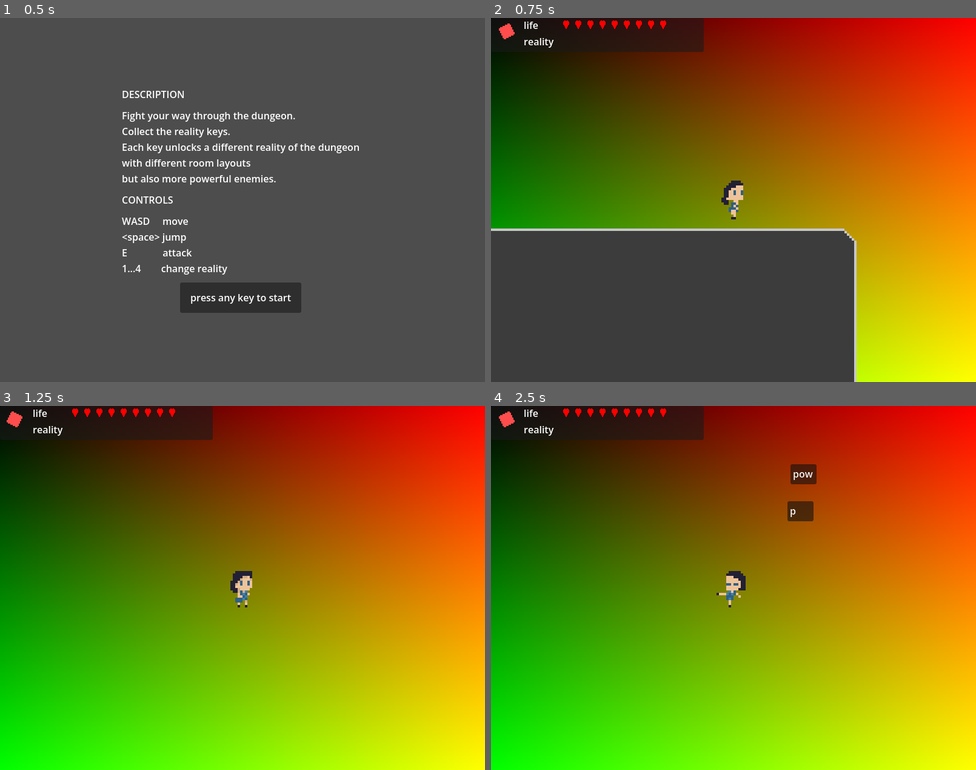
Above: before the commit, frames 1-4 (two rows, left to right).
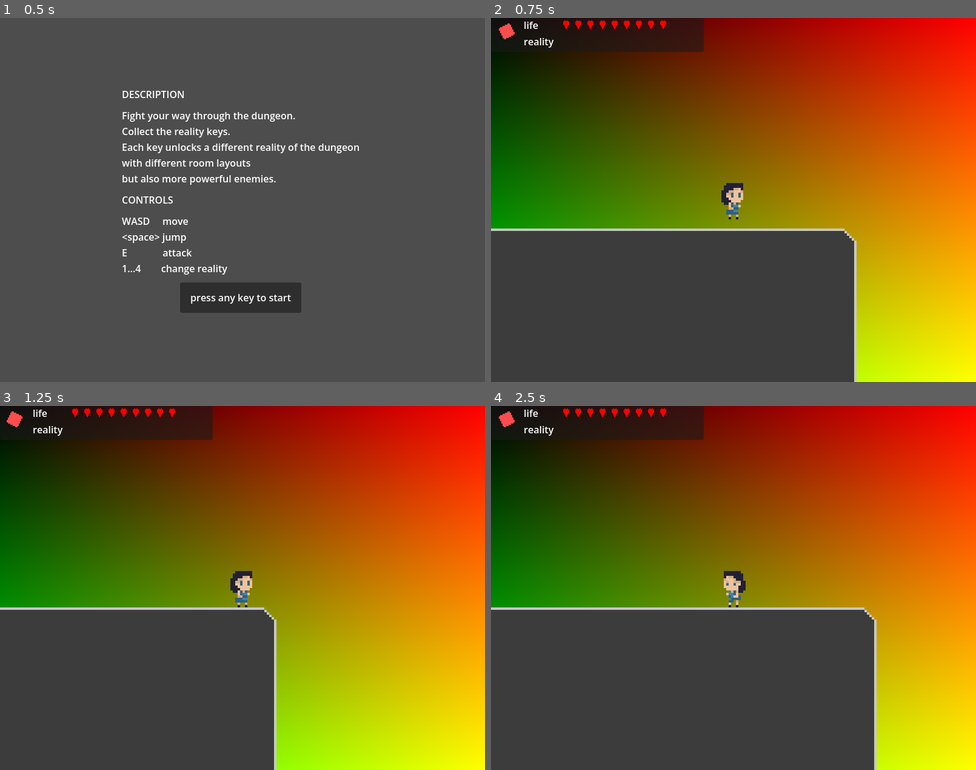
Above: after the commit, the same moments.

Repository: radulfx86/explore_mvania
Game: Godot game, scene res://levels/load_screen.tscn
Two runs of this game, one before a commit and one after it. Both use one fixed random seed, a clock stepped at 60 frames per second and the inputs below.
Inputs:
- Up to frame 1 (0.5 s): no input
- Up to frame 2 (0.75 s): tap Enter at 0.5 s; hold D (move_right) from 0.53 s (still down); hold Space (jump) from 0.53 s (still down)
- Up to frame 3 (1.25 s): keep holding D (move_right); keep holding Space (jump)
- Up to frame 4 (2.5 s): release Space (jump) at 1.28 s; tap Q (attack_melee) at 1.35 s; tap Space (jump) at 1.52, 1.55, 1.82 s; release D (move_right) at 2.03 s; hold A (move_left) from 2.03 s (still down); hold Space (jump) from 2.03 s (still down); tap E (attack_ranged) at 2.1 s

Frame 1 is identical in both runs. In frame 2, 0.2% of the frame differs, in the area x 47-52%, y 44-56%; in frame 3, 25%; in frame 4, 36%, in the area x 0-80%, y 16-100%.

Commit message:
fixed movement ... is_action_just_pressed and is_action_pressed behave _quite_ differently

Diff:
--- a/char/char_base.gd
+++ b/char/char_base.gd
@@ -78,7 +78,7 @@
 	if target:
 		direction = (target.global_position - global_position).normalized()
 		if direction:
-			animation.flip_h = direction.x < 0
+			animation.flip_h = direction.x > 0
 			hurt.scale.x = sign(direction.x) * abs(hurt.scale.x)
 			velocity.x = direction.x * capabilities.speed
 		else:
@@ -88,7 +88,7 @@
 		update_path()
 		if direction:
 			velocity.x = direction.x * capabilities.speed
-			animation.flip_h = direction.x < 0
+			animation.flip_h = direction.x > 0
 		else:
 			velocity.x = move_toward(velocity.x, 0, capabilities.speed)
 	else:
--- a/char/char_state_machine.gd
+++ b/char/char_state_machine.gd
@@ -22,17 +22,17 @@
 @export var animations: Dictionary[StateType, String] = {
 	StateType.IDLE: "idle",
 	StateType.JUMP: "idle",
-	StateType.MOVE: "run",
+	StateType.MOVE: "move",
 	StateType.ATTACK: "attack",
 	StateType.DIE: "die"
 }
 
 @export var entry_functions: Dictionary[StateType, Callable] = {
-	StateType.IDLE: func(): print("entry idle"),
-	StateType.JUMP: func(): print("entry jump"),
-	StateType.MOVE: func(): print("entry move"),
-	StateType.ATTACK: func(): print("entry attack"),
-	StateType.DIE: func(): print("entry die")
+	StateType.IDLE: no_action,
+	StateType.JUMP: no_action,
+	StateType.MOVE: no_action,
+	StateType.ATTACK: no_action,
+	StateType.DIE: no_action
 }
 
 @export var exit_functions: Dictionary[StateType, Callable] = {
@@ -65,9 +65,9 @@
 	#StateType.MOVE: [StateType.JUMP, StateType.IDLE, StateType.ATTACK, StateType.DIE],
 	#StateType.ATTACK: [StateType.ATTACK, StateType.MOVE, StateType.IDLE, StateType.DIE],
 	#StateType.DIE: []
-	StateType.IDLE: [StateType.DIE, StateType.MOVE, StateType.ATTACK],
+	StateType.IDLE: [StateType.DIE, StateType.JUMP, StateType.MOVE, StateType.ATTACK],
 	StateType.JUMP: [StateType.DIE, StateType.MOVE, StateType.IDLE, StateType.ATTACK],
-	StateType.MOVE: [StateType.DIE, StateType.JUMP, StateType.IDLE, StateType.ATTACK],
+	StateType.MOVE: [StateType.DIE, StateType.JUMP, StateType.MOVE, StateType.IDLE, StateType.ATTACK],
 	StateType.ATTACK: [StateType.DIE, StateType.MOVE, StateType.IDLE, StateType.ATTACK],
 	StateType.DIE: []
 }
@@ -75,13 +75,15 @@
 func update_state(target: Node) -> void:
 	process_functions[current].call(target)
 	for test in transitions[current]:
+		#print("check %s" % names[test])
 		if check_functions[test].call():
+			#print("check %s passed" % names[test])
 			exit_functions[current].call()
 			entry_functions[test].call()
 			var animation_name = animations[test]
 			if target.has_method("get_animation_prefix"):
 				animation_name = target.get_animation_prefix() + animation_name
-			print("try to use animation %s" % animation_name)
+			#print("try to use animation %s" % animation_name)
 			if target.animation.sprite_frames.has_animation(animation_name):
 				target.animation.play(animation_name)
 			else:
--- a/char/player/hero.gd
+++ b/char/player/hero.gd
@@ -1,7 +1,7 @@
 extends CharBase
 class_name Hero
 
-var jump_reset: bool = true
+var is_jumping: bool = false
 
 @onready var text_popup = preload("uid://cok7xddd3b6sj")
 
@@ -19,8 +19,9 @@
 	state_machine.process_functions[CharStateMachine.StateType.MOVE] = handle_move
 	#state_machine.process_functions[CharStateMachine.StateType.ATTACK] = handle_attack
 	state_machine.entry_functions[CharStateMachine.StateType.ATTACK] = entry_attack
-	state_machine.entry_functions[CharStateMachine.StateType.JUMP] = func() : jump_reset = false
-	#state_machine.exit_functions[CharStateMachine.StateType.JUMP] = func
+	state_machine.entry_functions[CharStateMachine.StateType.JUMP] = jump_enter
+	state_machine.exit_functions[CharStateMachine.StateType.JUMP] = jump_exit
+	#state_machine.exit_functions[CharStateMachine.StateType.MOVE] = func() : velocity.x = 0.0
 	update_animation()
 	attack_timer.one_shot = true
 	attack_timer.wait_time = 0.5
@@ -32,9 +33,9 @@
 func check_idle() -> bool:
 	return not Input.is_anything_pressed() or velocity.length_squared() < 1
 func check_jump() -> bool:
-	return (jump_reset && Input.is_action_pressed("jump")) and is_on_floor()
+	return (is_jumping == false && Input.is_action_just_pressed("jump")) and is_on_floor()
 func check_move() -> bool:
-	return Input.is_action_just_pressed("move_left") or Input.is_action_just_pressed("move_right")
+	return Input.is_action_pressed("move_left") or Input.is_action_pressed("move_right")
 func check_attack() -> bool:
 	return (is_attacking \
 				or Input.is_action_just_pressed("attack_melee") \
@@ -67,13 +68,16 @@
 	else:
 		velocity.x = move_toward(velocity.x, 0, capabilities.speed)
 func handle_jump(_target: Hero) -> void:
-	if is_on_floor():
+	if is_on_floor() and is_jumping:
 		velocity.y = capabilities.jump
-	elif Input.is_action_just_released("jump"):
-		jump_reset = true
+		is_jumping = false
 func handle_attack(_target: Hero) -> void:
 	# nothing to do
 	pass
+func jump_exit() -> void:
+	is_jumping = false
+func jump_enter() -> void:
+	is_jumping = true
 
 func prepare_gameover() -> void:
 	pass
--- /dev/null
+++ b/char/player/hero.tscn
@@ -0,0 +1,387 @@
+[gd_scene format=3 uid="uid://bjso3448oxsii"]
+
+[ext_resource type="Script" uid="uid://xvsicdrt80xx" path="res://char/player/hero.gd" id="1_k3v4u"]
+[ext_resource type="Script" uid="uid://cjn88ejpuyin4" path="res://char/char_ability.gd" id="2_55l2c"]
+[ext_resource type="Script" uid="uid://bb0v3miy125lh" path="res://char/char_capabilities.gd" id="3_7eg4d"]
+[ext_resource type="Script" uid="uid://b0nyc6egp5ksc" path="res://char/char_stats.gd" id="4_uuja4"]
+[ext_resource type="Shader" uid="uid://bupcmh3025bxw" path="res://shader/background.gdshader" id="5_3by22"]
+[ext_resource type="Texture2D" uid="uid://ik178hc7kxrt" path="res://resources/images/chars.png" id="6_my5ii"]
+
+[sub_resource type="Resource" id="Resource_ly3hx"]
+script = ExtResource("2_55l2c")
+name = "nutcracker"
+value = 20
+duration = 0.5
+type = 1
+metadata/_custom_type_script = "uid://cjn88ejpuyin4"
+
+[sub_resource type="Resource" id="Resource_4n8tn"]
+script = ExtResource("3_7eg4d")
+speed = 100
+jump = -400
+hp = 10
+dmg = 5
+def = null
+active_ability = null
+abilities = Array[ExtResource("2_55l2c")]([SubResource("Resource_ly3hx")])
+metadata/_custom_type_script = "uid://bb0v3miy125lh"
+
+[sub_resource type="Resource" id="Resource_wkb0e"]
+script = ExtResource("4_uuja4")
+hp = 9
+metadata/_custom_type_script = "uid://b0nyc6egp5ksc"
+
+[sub_resource type="ShaderMaterial" id="ShaderMaterial_axl34"]
+shader = ExtResource("5_3by22")
+
+[sub_resource type="AtlasTexture" id="AtlasTexture_w7r7j"]
+atlas = ExtResource("6_my5ii")
+region = Rect2(144, 0, 16, 16)
+
+[sub_resource type="AtlasTexture" id="AtlasTexture_o6mel"]
+atlas = ExtResource("6_my5ii")
+region = Rect2(160, 0, 16, 16)
+
+[sub_resource type="AtlasTexture" id="AtlasTexture_e7anx"]
+atlas = ExtResource("6_my5ii")
+region = Rect2(0, 0, 16, 16)
+
+[sub_resource type="AtlasTexture" id="AtlasTexture_ur00s"]
+atlas = ExtResource("6_my5ii")
+region = Rect2(16, 0, 16, 16)
+
+[sub_resource type="AtlasTexture" id="AtlasTexture_wndkh"]
+atlas = ExtResource("6_my5ii")
+region = Rect2(32, 0, 16, 16)
+
+[sub_resource type="AtlasTexture" id="AtlasTexture_wkb0e"]
+atlas = ExtResource("6_my5ii")
+region = Rect2(48, 0, 16, 16)
+
+[sub_resource type="AtlasTexture" id="AtlasTexture_paa45"]
+atlas = ExtResource("6_my5ii")
+region = Rect2(64, 0, 16, 16)
+
+[sub_resource type="AtlasTexture" id="AtlasTexture_axl34"]
+atlas = ExtResource("6_my5ii")
+region = Rect2(80, 0, 16, 16)
+
+[sub_resource type="AtlasTexture" id="AtlasTexture_8hjdj"]
+atlas = ExtResource("6_my5ii")
+region = Rect2(96, 0, 16, 16)
+
+[sub_resource type="AtlasTexture" id="AtlasTexture_ly3hx"]
+atlas = ExtResource("6_my5ii")
+region = Rect2(112, 0, 16, 16)
+
+[sub_resource type="AtlasTexture" id="AtlasTexture_4n8tn"]
+atlas = ExtResource("6_my5ii")
+region = Rect2(128, 0, 16, 16)
+
+[sub_resource type="AtlasTexture" id="AtlasTexture_ulql8"]
+atlas = ExtResource("6_my5ii")
+region = Rect2(144, 16, 16, 16)
+
+[sub_resource type="AtlasTexture" id="AtlasTexture_3i7yh"]
+atlas = ExtResource("6_my5ii")
+region = Rect2(160, 16, 16, 16)
+
+[sub_resource type="AtlasTexture" id="AtlasTexture_5y2bn"]
+atlas = ExtResource("6_my5ii")
+region = Rect2(0, 16, 16, 16)
+
+[sub_resource type="AtlasTexture" id="AtlasTexture_kbjoq"]
+atlas = ExtResource("6_my5ii")
+region = Rect2(16, 16, 16, 16)
+
+[sub_resource type="AtlasTexture" id="AtlasTexture_m2xr1"]
+atlas = ExtResource("6_my5ii")
+region = Rect2(32, 16, 16, 16)
+
+[sub_resource type="AtlasTexture" id="AtlasTexture_ndqk6"]
+atlas = ExtResource("6_my5ii")
+region = Rect2(48, 16, 16, 16)
+
+[sub_resource type="AtlasTexture" id="AtlasTexture_c5dyf"]
+atlas = ExtResource("6_my5ii")
+region = Rect2(64, 16, 16, 16)
+
+[sub_resource type="AtlasTexture" id="AtlasTexture_7doj7"]
+atlas = ExtResource("6_my5ii")
+region = Rect2(80, 16, 16, 16)
+
+[sub_resource type="AtlasTexture" id="AtlasTexture_1ein0"]
+atlas = ExtResource("6_my5ii")
+region = Rect2(96, 16, 16, 16)
+
+[sub_resource type="AtlasTexture" id="AtlasTexture_hj2pq"]
+atlas = ExtResource("6_my5ii")
+region = Rect2(112, 16, 16, 16)
+
+[sub_resource type="AtlasTexture" id="AtlasTexture_04rbu"]
+atlas = ExtResource("6_my5ii")
+region = Rect2(128, 16, 16, 16)
+
+[sub_resource type="AtlasTexture" id="AtlasTexture_0qigd"]
+atlas = ExtResource("6_my5ii")
+region = Rect2(144, 32, 16, 16)
+
+[sub_resource type="AtlasTexture" id="AtlasTexture_qa1vt"]
+atlas = ExtResource("6_my5ii")
+region = Rect2(160, 32, 16, 16)
+
+[sub_resource type="AtlasTexture" id="AtlasTexture_q4mjk"]
+atlas = ExtResource("6_my5ii")
+region = Rect2(0, 32, 16, 16)
+
+[sub_resource type="AtlasTexture" id="AtlasTexture_ap10w"]
+atlas = ExtResource("6_my5ii")
+region = Rect2(16, 32, 16, 16)
+
+[sub_resource type="AtlasTexture" id="AtlasTexture_jhad0"]
+atlas = ExtResource("6_my5ii")
+region = Rect2(32, 32, 16, 16)
+
+[sub_resource type="AtlasTexture" id="AtlasTexture_kbtcf"]
+atlas = ExtResource("6_my5ii")
+region = Rect2(48, 32, 16, 16)
+
+[sub_resource type="AtlasTexture" id="AtlasTexture_vg8fp"]
+atlas = ExtResource("6_my5ii")
+region = Rect2(64, 32, 16, 16)
+
+[sub_resource type="AtlasTexture" id="AtlasTexture_uu81q"]
+atlas = ExtResource("6_my5ii")
+region = Rect2(80, 32, 16, 16)
+
+[sub_resource type="AtlasTexture" id="AtlasTexture_6wuxv"]
+atlas = ExtResource("6_my5ii")
+region = Rect2(96, 32, 16, 16)
+
+[sub_resource type="AtlasTexture" id="AtlasTexture_pd36w"]
+atlas = ExtResource("6_my5ii")
+region = Rect2(112, 32, 16, 16)
+
+[sub_resource type="AtlasTexture" id="AtlasTexture_61jrn"]
+atlas = ExtResource("6_my5ii")
+region = Rect2(128, 32, 16, 16)
+
+[sub_resource type="SpriteFrames" id="SpriteFrames_0vv12"]
+animations = [{
+"frames": [{
+"duration": 1.0,
+"texture": SubResource("AtlasTexture_w7r7j")
+}, {
+"duration": 1.0,
+"texture": SubResource("AtlasTexture_o6mel")
+}],
+"loop": false,
+"name": &"1_hero_attack",
+"speed": 2.0
+}, {
+"frames": [{
+"duration": 1.0,
+"texture": SubResource("AtlasTexture_e7anx")
+}, {
+"duration": 1.0,
+"texture": SubResource("AtlasTexture_ur00s")
+}, {
+"duration": 1.0,
+"texture": SubResource("AtlasTexture_wndkh")
+}],
+"loop": true,
+"name": &"1_hero_idle",
+"speed": 5.0
+}, {
+"frames": [{
+"duration": 1.0,
+"texture": SubResource("AtlasTexture_wkb0e")
+}, {
+"duration": 1.0,
+"texture": SubResource("AtlasTexture_paa45")
+}, {
+"duration": 1.0,
+"texture": SubResource("AtlasTexture_axl34")
+}, {
+"duration": 1.0,
+"texture": SubResource("AtlasTexture_8hjdj")
+}],
+"loop": true,
+"name": &"1_hero_move",
+"speed": 5.0
+}, {
+"frames": [{
+"duration": 1.0,
+"texture": SubResource("AtlasTexture_ly3hx")
+}, {
+"duration": 1.0,
+"texture": SubResource("AtlasTexture_4n8tn")
+}],
+"loop": true,
+"name": &"1_hero_run",
+"speed": 5.0
+}, {
+"frames": [{
+"duration": 1.0,
+"texture": SubResource("AtlasTexture_ulql8")
+}, {
+"duration": 1.0,
+"texture": SubResource("AtlasTexture_3i7yh")
+}],
+"loop": true,
+"name": &"2_hero_attack",
+"speed": 5.0
+}, {
+"frames": [{
+"duration": 1.0,
+"texture": SubResource("AtlasTexture_5y2bn")
+}, {
+"duration": 1.0,
+"texture": SubResource("AtlasTexture_kbjoq")
+}, {
+"duration": 1.0,
+"texture": SubResource("AtlasTexture_m2xr1")
+}],
+"loop": true,
+"name": &"2_hero_idle",
+"speed": 5.0
+}, {
+"frames": [{
+"duration": 1.0,
+"texture": SubResource("AtlasTexture_ndqk6")
+}, {
+"duration": 1.0,
+"texture": SubResource("AtlasTexture_c5dyf")
+}, {
+"duration": 1.0,
+"texture": SubResource("AtlasTexture_7doj7")
+}, {
+"duration": 1.0,
+"texture": SubResource("AtlasTexture_1ein0")
+}],
+"loop": true,
+"name": &"2_hero_move",
+"speed": 5.0
+}, {
+"frames": [{
+"duration": 1.0,
+"texture": SubResource("AtlasTexture_hj2pq")
+}, {
+"duration": 1.0,
+"texture": SubResource("AtlasTexture_04rbu")
+}],
+"loop": true,
+"name": &"2_hero_run",
+"speed": 5.0
+}, {
+"frames": [{
+"duration": 1.0,
+"texture": SubResource("AtlasTexture_0qigd")
+}, {
+"duration": 1.0,
+"texture": SubResource("AtlasTexture_qa1vt")
+}],
+"loop": true,
+"name": &"3_hero_attack",
+"speed": 5.0
+}, {
+"frames": [{
+"duration": 1.0,
+"texture": SubResource("AtlasTexture_q4mjk")
+}, {
+"duration": 1.0,
+"texture": SubResource("AtlasTexture_ap10w")
+}, {
+"duration": 1.0,
+"texture": SubResource("AtlasTexture_jhad0")
+}],
+"loop": true,
+"name": &"3_hero_idle",
+"speed": 5.0
+}, {
+"frames": [{
+"duration": 1.0,
+"texture": SubResource("AtlasTexture_kbtcf")
+}, {
+"duration": 1.0,
+"texture": SubResource("AtlasTexture_vg8fp")
+}, {
+"duration": 1.0,
+"texture": SubResource("AtlasTexture_uu81q")
+}, {
+"duration": 1.0,
+"texture": SubResource("AtlasTexture_6wuxv")
+}],
+"loop": true,
+"name": &"3_hero_move",
+"speed": 5.0
+}, {
+"frames": [{
+"duration": 1.0,
+"texture": SubResource("AtlasTexture_pd36w")
+}, {
+"duration": 1.0,
+"texture": SubResource("AtlasTexture_61jrn")
+}],
+"loop": true,
+"name": &"3_hero_run",
+"speed": 5.0
+}]
+
+[sub_resource type="CapsuleShape2D" id="CapsuleShape2D_o5yuq"]
+radius = 5.0
+height = 16.0
+
+[sub_resource type="CircleShape2D" id="CircleShape2D_ur00s"]
+radius = 6.0
+
+[sub_resource type="RectangleShape2D" id="RectangleShape2D_ur00s"]
+size = Vector2(7, 1)
+
+[node name="Hero" type="CharacterBody2D" unique_id=1336370422 node_paths=PackedStringArray("animation", "hit", "hurt")]
+collision_layer = 2
+collision_mask = 29
+script = ExtResource("1_k3v4u")
+capabilities = SubResource("Resource_4n8tn")
+stats = SubResource("Resource_wkb0e")
+char_name = "hero"
+animation = NodePath("AnimatedSprite2D")
+hit = NodePath("hit_area")
+hurt = NodePath("hurt_area")
+metadata/_custom_type_script = "uid://dw21txbolrwfj"
+
+[node name="Camera2D" type="Camera2D" parent="." unique_id=1266694678]
+zoom = Vector2(4, 4)
+
+[node name="Background" type="ColorRect" parent="Camera2D" unique_id=380743772]
+material = SubResource("ShaderMaterial_axl34")
+anchors_preset = 8
+anchor_left = 0.5
+anchor_top = 0.5
+anchor_right = 0.5
+anchor_bottom = 0.5
+grow_horizontal = 2
+grow_vertical = 2
+
+[node name="AnimatedSprite2D" type="AnimatedSprite2D" parent="." unique_id=1172788996]
+sprite_frames = SubResource("SpriteFrames_0vv12")
+animation = &"3_hero_move"
+
+[node name="CollisionShape2D" type="CollisionShape2D" parent="." unique_id=1076543017]
+shape = SubResource("CapsuleShape2D_o5yuq")
+
+[node name="hit_area" type="Area2D" parent="." unique_id=324065446]
+collision_layer = 2
+collision_mask = 28
+
+[node name="CollisionShape2D" type="CollisionShape2D" parent="hit_area" unique_id=593992070]
+position = Vector2(0, -3)
+shape = SubResource("CircleShape2D_ur00s")
+
+[node name="hurt_area" type="Area2D" parent="." unique_id=558749804]
+collision_layer = 2
+collision_mask = 4
+
+[node name="CollisionShape2D" type="CollisionShape2D" parent="hurt_area" unique_id=908758451]
+position = Vector2(3.5, 2.5)
+shape = SubResource("RectangleShape2D_ur00s")
